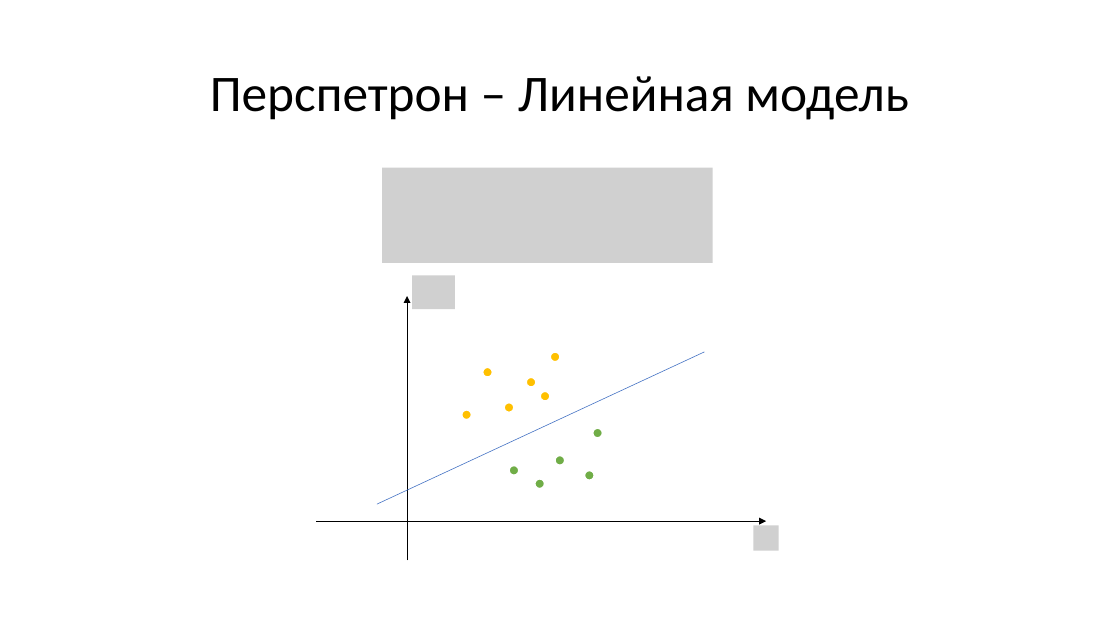
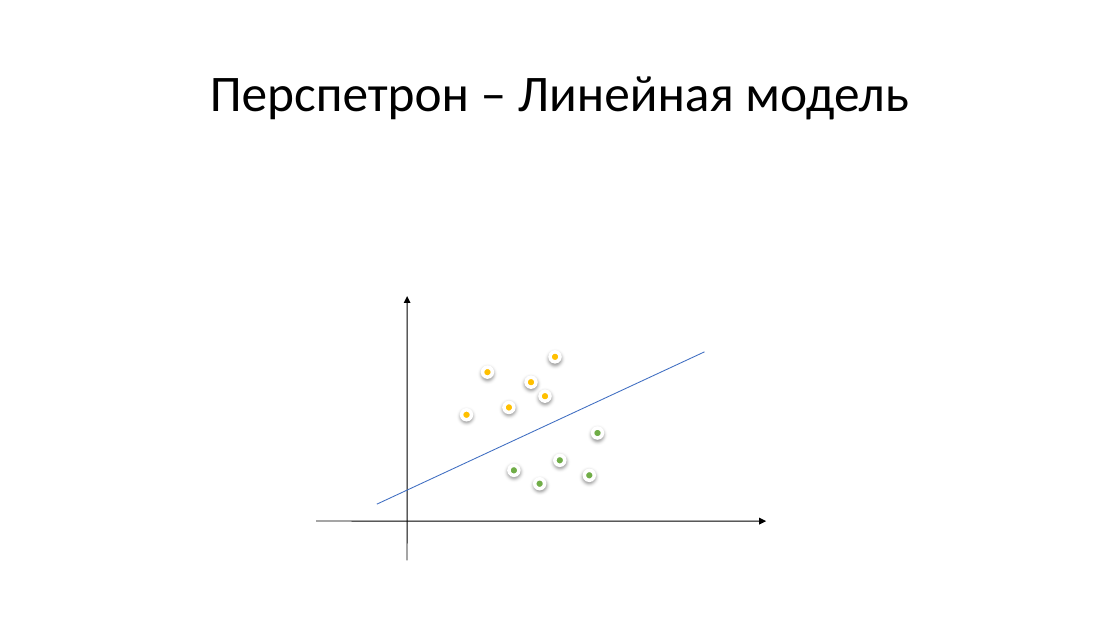
Before and after one commit to IMDxD/MLIsuct, a slide deck: slide 3 of fall2019/lecture8/Neural networks.pptx. Drawn at 1120x630 pixels with LibreOffice and Linux fonts; fonts in the diff are those of the drawing; grey boxes stand for pictures. Boxes give left, top, right and bottom in pixels: in the first picture for what was removed or moved away, otherwise in the second. Text is boxed around its words. In the diff, an @@ line names an element or a change of style, - is before the commit and + after.

```diff
--- a/fall2019/lecture8/Neural networks.pptx
+++ b/fall2019/lecture8/Neural networks.pptx
@@ picture removed at [382,167,713,263] @@
@@ freeform shape added at [408,296,408,560], outline #000000 0.75 pt @@
@@ group removed at [316,276,779,560]: 2 arrows, 2 pictures @@
@@ line (377, 504) - (705, 352): stroke #4472C4 0.5 pt to #3F6FC3 0.75 pt @@
@@ outline #FFFFFF 1.5 pt to #FFFFFF 3 pt; shadow on in 11 elements at [482,367,492,377], [526,377,536,387], [461,410,471,420], [550,352,560,362], [540,392,550,402], [504,402,514,413], [509,465,519,476], [534,479,544,489], [585,471,595,481], [592,429,602,439], [555,455,565,465] @@
@@ freeform shape added at [316,521,766,521], outline #000000 0.75 pt @@
```
Also in this commit, not shown: 13 other slides changed, 4 other files.
